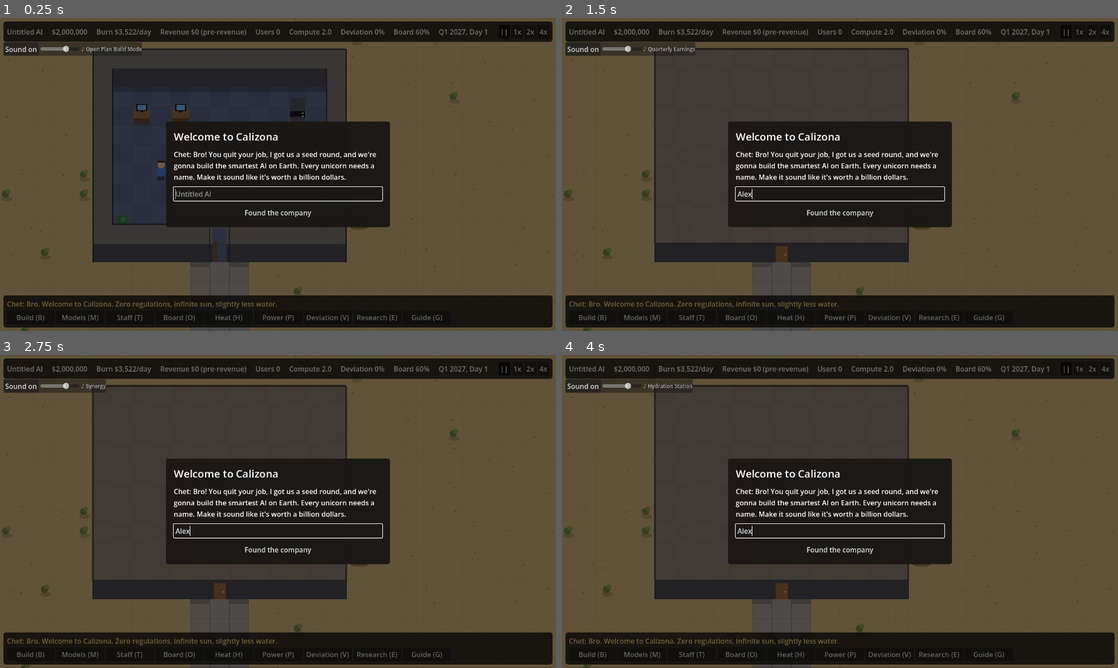
Above: before the commit, frames 1-4 (two rows, left to right).
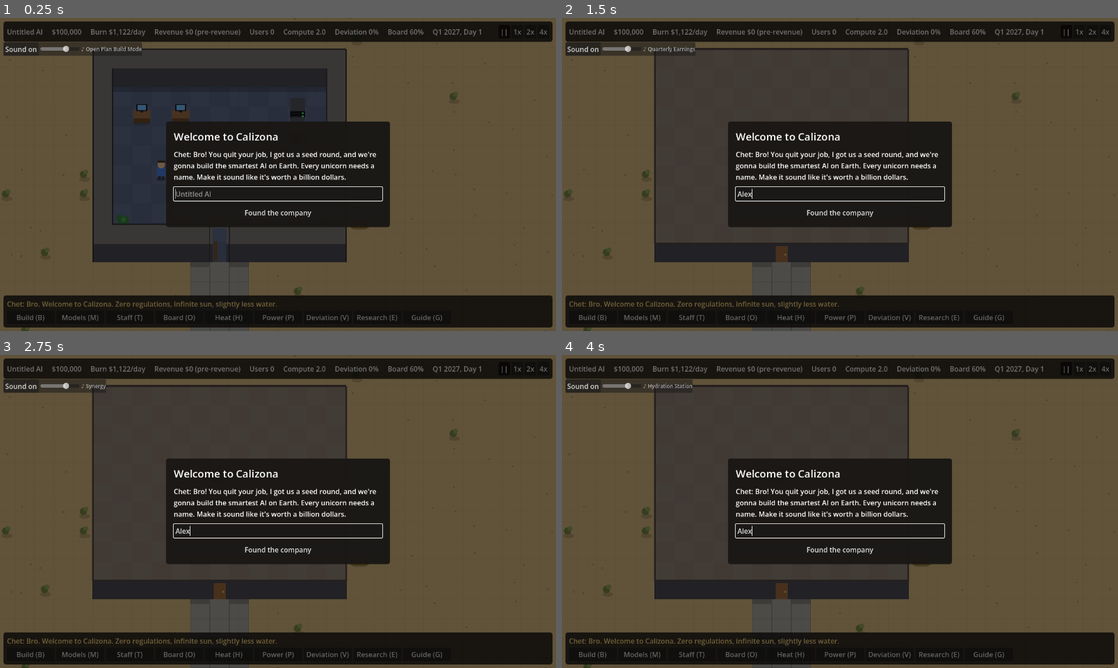
Above: after the commit, the same moments.

Repository: noahmvanderpol-source/AiTycoon
Game: Godot game, scene res://scenes/main.tscn
Two runs of this game, one before a commit and one after it. Both use one fixed random seed, a clock stepped at 60 frames per second and the inputs below.
Inputs (mouse positions are in pixels of both pictures, inside the frame that each line leads up to):
- Up to frame 1 (0.25 s): no input
- Up to frame 2 (1.5 s): click (840, 193) at 0.52 s; type "Alex" at 0.6 s; click "||" at 1.25 s
- Up to frame 3 (2.75 s): click "1x" at 2 s
- Up to frame 4 (4 s): click "2x" at 2.75 s; click "4x" at 3.5 s

The runs differ from the first frame. In frame 1, 0.7% of the frame differs, in the area x 10-88%, y 3-6%; in frame 2, 0.7%; in frame 3, 0.7%; in frame 4, 0.7%.

Commit message:
Start with $100,000 instead of $2M
To keep the opening survivable on the smaller budget: model training
costs drop to a fifth (Small $20k, Medium $80k, Large $300k), the
first Small model takes half the work, and the two founders draw no
salary (equity only). Burn at the start is just generator fuel.

Co-Authored-By: Claude Opus 5.5 (1M context) <noreply@anthropic.com>
Claude-Session: https://claude.ai/code/session_01TSwWZ7aWjsryxDYJgF42d6

Diff:
--- a/scripts/main.gd
+++ b/scripts/main.gd
@@ -13,7 +13,7 @@
 const PAN_SPEED := 700.0
 const SECONDS_PER_DAY := 900.0 / 91.0  # 15 real minutes per quarter at 1x
 const START_YEAR := 2027
-const FOUNDER_SALARY := 1200  # the founders took equity instead (the fools)
+const FOUNDER_SALARY := 0  # the founders are paid in equity and vibes (the fools)
 const RECRUITER_FEE := 5000
 const SEVERANCE_DAYS := 5
 # Power. Everything that draws power asks for kW; sources supply it 8 times a day (3 hours a step).
@@ -104,9 +104,9 @@
 
 # Training sizes. Cost and work grow with your best model (see _train_cost and _train_work).
 const MODEL_SIZES := [
-	{"name": "Small", "suffix": "Mini", "cost": 100_000, "work": 120.0, "gain": 8},
-	{"name": "Medium", "suffix": "Pro", "cost": 400_000, "work": 450.0, "gain": 16},
-	{"name": "Large", "suffix": "Ultra", "cost": 1_500_000, "work": 1500.0, "gain": 32},
+	{"name": "Small", "suffix": "Mini", "cost": 20_000, "work": 60.0, "gain": 8},
+	{"name": "Medium", "suffix": "Pro", "cost": 80_000, "work": 450.0, "gain": 16},
+	{"name": "Large", "suffix": "Ultra", "cost": 300_000, "work": 1500.0, "gain": 32},
 ]
 
 # Who you can hire. A role decides salary and shirt; it does its matching job at full speed.
@@ -267,7 +267,7 @@
 var objects := {}  # Vector2i -> "desk" / "rack" / "ficus"
 var sub_objects := {}  # subgrid cell Vector2i -> "coffee"
 
-var money := 2_000_000
+var money := 100_000
 var company := "Untitled AI"
 var models := []  # released, best last: [{name, cap, day}]
 var training := {}  # in progress: {name, cap, work, done}
Not shown, changed: README.md
